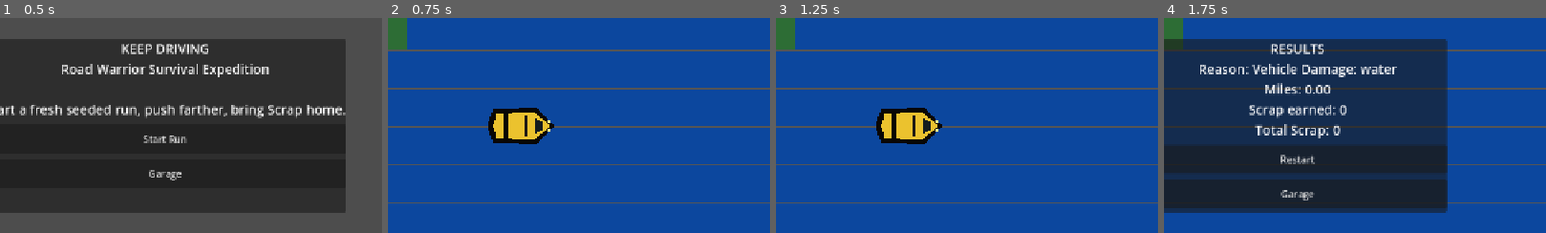
Above: before the commit, frames 1-4 (left to right).
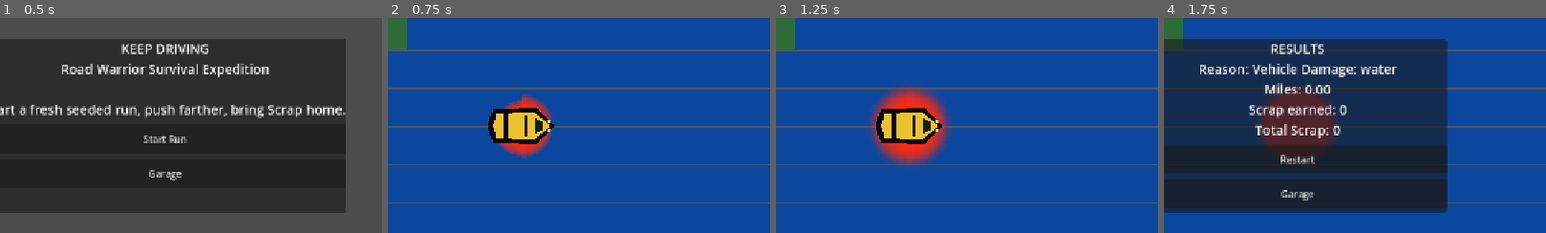
Above: after the commit, the same moments.

Repository: scwlkr/keep-driving
Game: Godot game, scene res://scenes/main.tscn
Two runs of this game, one before a commit and one after it. Both use one fixed random seed, a clock stepped at 60 frames per second and the inputs below.
Inputs:
- Up to frame 1 (0.5 s): no input
- Up to frame 2 (0.75 s): click "Start Run" at 0.5 s
- Up to frame 3 (1.25 s): no input
- Up to frame 4 (1.75 s): click "<" at 1.25 s
The pictures show only the part of the screen within x 32-82%, y 25-75%; the shares and areas given below are measured in that part.

Frame 1 is identical in both runs. In frame 2, 1.3% of the frame differs, in the area x 28-44%, y 35-66%; in frame 3, 3.8%; in frame 4, 3.9%, in the area x 25-45%, y 33-60%.

Commit message:
Close v0 proof review gaps

Diff:
--- a/proofs/landscape_mobile_proof.gd
+++ b/proofs/landscape_mobile_proof.gd
@@ -8,21 +8,26 @@
 	call_deferred("_run")
 
 func _run() -> void:
-	root.size = Vector2i(1280, 720)
+	root.size = Vector2i(896, 414)
 	var game := GameRoot.new()
 	root.add_child(game)
 	game.persist_enabled = false
 	game._ready()
+	game.simulated_mobile_viewport = Vector2(896, 414)
 	game.profile = ProfileStore.default_profile()
 	game.profile["scrap"] = 40
 	game.start_run(616161)
 	var layout := game.mobile_layout_report()
+	var camera_moved := false
+	var saw_terrain := {}
 	for i in range(60 * 12):
 		game.touch_state["gas"] = true
 		game.touch_state["steer"] = -1.0 if i % 240 < 120 else 1.0
 		game.touch_state["brake"] = i % 360 > 330
 		game.touch_state["handbrake"] = i % 500 > 455
 		game._process(1.0 / 60.0)
+		camera_moved = camera_moved or game.camera.global_position.length() > 10.0
+		saw_terrain[C.terrain_name(game.world.sample_terrain(game.player.global_position))] = true
 	if game.state != "running":
 		game.start_run(616162)
 	game.apply_pickup("fuel")
@@ -31,19 +36,28 @@
 	game.miles_driven = 0.8
 	game.end_run("mobile proof complete")
 	var results_ok := game.state == "results" and int(game.profile["scrap"]) > 40
+	var proof_layout := game.mobile_layout_report()
+	var feedback_ok := int(proof_layout["feedback_counts"]["pickup"]) > 0 and int(proof_layout["feedback_counts"]["hit"]) > 0 and int(proof_layout["feedback_counts"]["audio"]) > 0
 	game.show_garage()
 	var garage_ok := game.buy_upgrade("fuel_tank") or int(game.profile["upgrades"]["fuel_tank"]) > 0
 	var previous_seed := game.run_seed
 	game.start_run(717171)
 	var restart_ok := game.run_seed != previous_seed
-	var ok := bool(layout["landscape"]) and bool(layout["touch_sized"]) and game.mobile_controls.size() >= 5 and results_ok and garage_ok and restart_ok
-	print("LANDSCAPE_MOBILE_PROOF viewport=%s controls=%s results=%s garage=%s restart=%s pass=%s" % [
-		str(layout["viewport"]),
-		str(layout["controls"]),
+	var final_layout := game.mobile_layout_report()
+	var readable_ok := bool(final_layout["dashboard_has_core_stats"]) and bool(final_layout["controls_in_bounds"]) and saw_terrain.size() >= 2
+	var ok := bool(final_layout["landscape"]) and bool(final_layout["touch_sized"]) and game.mobile_controls.size() >= 5 and results_ok and garage_ok and restart_ok and camera_moved and readable_ok and feedback_ok
+	print("LANDSCAPE_MOBILE_PROOF viewport=%s controls=%s terrain_seen=%s camera_moved=%s readable=%s feedback=%s results=%s garage=%s restart=%s pass=%s" % [
+		str(final_layout["viewport"]),
+		str(final_layout["controls"]),
+		str(saw_terrain.keys()),
+		str(camera_moved),
+		str(readable_ok),
+		str(feedback_ok),
 		str(results_ok),
 		str(garage_ok),
 		str(restart_ok),
 		str(ok),
 	])
 	game.queue_free()
+	await process_frame
 	quit(0 if ok else 1)
--- a/proofs/manual_smoke_proof.gd
+++ b/proofs/manual_smoke_proof.gd
@@ -37,6 +37,7 @@
 		"mobile": false,
 		"mobile_touch_input": false,
 		"dashboard": false,
+		"feedback_audio": false,
 	}
 	for i in range(60 * 600):
 		if game.state != "running":
@@ -73,6 +74,7 @@
 	covered["obstacle_light"] = _prove_obstacle_contact(game, "light")
 	covered["obstacle_medium"] = _prove_obstacle_contact(game, "medium")
 	covered["obstacle_heavy"] = _prove_obstacle_contact(game, "heavy")
+	covered["feedback_audio"] = int(game.feedback_counts["hit"]) > 0 and int(game.feedback_counts["pickup"]) > 0 and int(game.feedback_counts["audio"]) > 0
 
 	game.fuel = 0.0
 	game.sputter_seconds = C.SPUTTER_GRACE_SECONDS
@@ -108,6 +110,7 @@
 		ok = ok and bool(covered[key])
 	print("MANUAL_SMOKE_SIMULATION seconds=600 covered=%s mobile=%s pass=%s" % [str(covered), str(mobile_report), str(ok)])
 	game.queue_free()
+	await process_frame
 	quit(0 if ok else 1)
 
 func _spawn_entity(game:GameRoot, id:String, kind:String, offset:Vector2) -> WorldEntity:
--- a/proofs/world_perf_proof.gd
+++ b/proofs/world_perf_proof.gd
@@ -8,8 +8,9 @@
 	call_deferred("_run")
 
 func _run() -> void:
+	root.size = Vector2i(1280, 720)
 	var world := WorldRuntime.new()
-	world.render_chunks = false
+	world.render_chunks = true
 	root.add_child(world)
 	world.start_run(424242)
 	var frame_times := []
@@ -30,6 +31,7 @@
 		if i % 900 == 0:
 			velocity = velocity.rotated(0.72)
 		var metrics := world.update_streaming(player_pos)
+		await process_frame
 		var current_key := WorldGenerator.coord_key(WorldGenerator.world_to_chunk(player_pos))
 		frame_times.append(float(Time.get_ticks_usec() - frame_start) / 1000.0)
 		stream_times.append(float(metrics["last_stream_ms"]))
@@ -46,9 +48,10 @@
 	var elapsed_seconds := maxf(float(Time.get_ticks_usec() - proof_start) / 1000000.0, 0.001)
 	var fps := float(frames) / elapsed_seconds
 	var counts := world.entity_counts()
+	counts["effects"] = world.active_effect_count()
 	var active_budget := (C.ACTIVE_RADIUS * 2 + 1) * (C.ACTIVE_RADIUS * 2 + 1)
 	var preload_budget := (C.PRELOAD_RADIUS * 2 + 1) * (C.PRELOAD_RADIUS * 2 + 1)
-	var ok := fps >= 60.0 and p95_frame <= 16.7 and p95_stream <= 4.0 and max_active <= active_budget and max_preload <= preload_budget and max_attach <= 1 and max_attach_queue <= active_budget - 1 and blank_terrain_risk_frames == 0
+	var ok := fps >= 60.0 and p95_frame <= 16.7 and p95_stream <= 4.0 and max_active <= active_budget and max_preload <= preload_budget and max_attach <= 1 and max_attach_queue <= active_budget - 1 and blank_terrain_risk_frames == 0 and world.render_chunks
 	print("WORLD_PERF_PROOF frames=%d fps=%.1f p95_frame_ms=%.3f p95_stream_ms=%.3f active_chunks=%d preloaded_chunks=%d a …(258 unchanged characters)…
 		frames,
 		fps,
@@ -73,6 +76,7 @@
 		str(ok),
 	])
 	world.queue_free()
+	await process_frame
 	quit(0 if ok else 1)
 
 func _percentile(values:Array, pct:float) -> float:
--- /dev/null
+++ b/scripts/feedback_effect.gd
@@ -0,0 +1,41 @@
+extends Node2D
+
+var kind := "dust"
+var lifetime := 0.45
+var age := 0.0
+var base_radius := 18.0
+var color := Color(1, 1, 1, 0.35)
+
+func setup(effect_kind:String, world_position:Vector2, effect_color:Color, radius:float = 18.0, duration:float = 0.45) -> void:
+	kind = effect_kind
+	global_position = world_position
+	color = effect_color
+	base_radius = radius
+	lifetime = duration
+	age = 0.0
+	queue_redraw()
+
+func _process(delta:float) -> void:
+	age += delta
+	if age >= lifetime:
+		queue_free()
+		return
+	queue_redraw()
+
+func _draw() -> void:
+	var t := clampf(age / lifetime, 0.0, 1.0)
+	var alpha := color.a * (1.0 - t)
+	var radius := base_radius * (1.0 + t * 1.7)
+	var draw_color := Color(color.r, color.g, color.b, alpha)
+	if kind == "skid":
+		draw_line(Vector2(-radius, -5), Vector2(radius, 5), draw_color, 5.0)
+		draw_line(Vector2(-radius, 9), Vector2(radius, 17), draw_color, 4.0)
+	elif kind == "debris":
+		for i in range(6):
+			var angle := float(i) * TAU / 6.0 + t
+			draw_circle(Vector2.RIGHT.rotated(angle) * radius * 0.7, 4.0, draw_color)
+	elif kind == "pickup":
+		draw_circle(Vector2.ZERO, radius, draw_color)
+		draw_circle(Vector2.ZERO, radius * 0.45, Color(1.0, 1.0, 1.0, alpha))
+	else:
+		draw_circle(Vector2.ZERO, radius, draw_color)
--- a/scripts/game_root.gd
+++ b/scripts/game_root.gd
@@ -4,6 +4,7 @@
 const ProfileStore = preload("res://scripts/profile_store.gd")
 const WorldRuntime = preload("res://scripts/world_runtime.gd")
 const PlayerVehicle = preload("res://scripts/player_vehicle.gd")
+const FeedbackEffect = preload("res://scripts/feedback_effect.gd")
 
 var world:WorldRuntime
 var player:PlayerVehicle
@@ -12,6 +13,7 @@
 var dashboard:Label
 var menu_panel:PanelContainer
 var menu_label:Label
+var audio_players := {}
 var buttons := {}
 var mobile_controls := {}
 
@@ -29,6 +31,8 @@
 var touch_state := {"steer": 0.0, "gas": false, "brake": false, "handbrake": false}
 var simulated_controls := {}
 var simulated_mobile_viewport := Vector2.ZERO
+var feedback_counts := {"dust": 0, "skid": 0, "hit": 0, "debris": 0, "pickup": 0, "audio": 0}
+var _feedback_accumulator := 0.0
 
 func _ready() -> void:
 	profile = ProfileStore.load_profile()
@@ -44,6 +48,7 @@
 	camera.enabled = true
 	add_child(camera)
 	_build_ui()
+	_build_audio()
 	show_start()
 
 func _process(delta:float) -> void:
@@ -59,6 +64,7 @@
 	world.update_entities(player.global_position, delta, elapsed_seconds)
 	_handle_contacts(delta)
 	_apply_run_resources(delta, terrain)
+	_update_motion_feedback(delta, terrain, controls)
 	var camera_target := player.global_position + player.camera_lookahead()
 	var follow_weight := 1.0 - pow(0.001, delta)
 	camera.global_position = camera.global_position.lerp(camera_target, follow_weight)
@@ -115,6 +121,8 @@
 	elapsed_seconds = 0.0
 	sputter_seconds = 0.0
 	run_end_reason = ""
+	feedback_counts = {"dust": 0, "skid": 0, "hit": 0, "debris": 0, "pickup": 0, "audio": 0}
+	_feedback_accumulator = 0.0
 	_set_menu(false, "")
 	_set_button_visibility([])
 	_set_mobile_visible(true)
@@ -160,9 +168,14 @@
 		vehicle_damage_remaining = minf(C.max_damage_for(profile["upgrades"]), vehicle_damage_remaining + C.REPAIR_PICKUP_AMOUNT)
 	elif kind == "scrap":
 		run_scrap += C.SCRAP_PICKUP_AMOUNT
+	_spawn_feedback("pickup", player.global_position, Color(0.98, 0.86, 0.22, 0.42), 22.0, 0.38)
+	_play_reactive_audio("pickup")
 
 func apply_damage(amount:float, source:String) -> void:
 	vehicle_damage_remaining = maxf(0.0, vehicle_damage_remaining - amount)
+	if amount > 0.0:
+		_spawn_feedback("hit", player.global_position, Color(1.0, 0.16, 0.06, 0.45), 28.0, 0.32)
+		_play_reactive_audio("damage")
 	if vehicle_damage_remaining <= 0.0:
 		end_run("Vehicle Damage: %s" % source)
 
@@ -192,6 +205,7 @@
 		"control_rects": control_rects,
 		"dashboard_has_core_stats": dashboard_has_core_stats,
 		"dashboard_width_ok": dashboard.size.x <= viewport_size.x - 16.0,
+		"feedback_counts": feedback_counts.duplicate(),
 	}
 
 func automated_loop_proof() -> Dictionary:
@@ -241,6 +255,8 @@
 				entity.global_position += push
 				world.mutate_marker(entity.marker_id, "destroyed")
 				player.apply_impact(-push * 0.25, randf_range(-0.08, 0.08))
+				_spawn_feedback("debris", entity.global_position, Color(0.5, 0.06, 0.04, 0.45), 30.0, 0.42)
+				_play_reactive_audio("hit")
 			else:
 				apply_damage(C.ZOMBIE_CONTACT_DAMAGE * delta, "zombie contact")
 		elif entity.is_obstacle():
@@ -249,11 +265,14 @@
 			if entity.weight == "light":
 				world.mutate_marker(entity.marker_id, "destroyed")
 				player.apply_impact(away * 60.0, randf_range(-0.08, 0.08))
+				_spawn_feedback("debris", entity.global_position, Color(0.78, 0.58, 0.28, 0.45), 24.0, 0.4)
 			elif entity.weight == "medium" and player.velocity.length() > 420.0:
 				world.mutate_marker(entity.marker_id, "shoved")
 				player.apply_impact(away * 140.0, randf_range(-0.24, 0.24))
+				_spawn_feedback("debris", entity.global_position, Color(0.62, 0.56, 0.46, 0.45), 32.0, 0.44)
 			else:
 				player.apply_impact(away * 260.0 - player.velocity * 0.4, randf_range(-0.45, 0.45))
+				_spawn_feedback("hit", entity.global_position, Color(1.0, 0.34, 0.08, 0.5), 42.0, 0.36)
 			apply_damage(damage, entity.weight + " obstacle")
 
 func _apply_run_resources(delta:float, terrain:int) -> void:
@@ -264,6 +283,7 @@
 		apply_damage(C.WATER_OR_CLIFF_DAMAGE * delta, C.terrain_name(terrain))
 	if fuel <= 0.0:
 		sputter_seconds += delta
+		_play_reactive_audio("warning")
 		if sputter_seconds >= C.SPUTTER_GRACE_SECONDS:
 			end_run("Fuel")
 	else:
@@ -331,6 +351,21 @@
 	_add_button(vbox, "back", "Back", show_start)
 	_build_mobile_controls()
 
+func _build_audio() -> void:
+	if DisplayServer.get_name() == "headless" or OS.get_cmdline_args().has("--script"):
+		return
+	var audio_kinds := ["engine", "skid", "hit", "pickup", "damage", "warning"]
+	for key in audio_kinds:
+		var player_audio := AudioStreamPlayer.new()
+		player_audio.name = "Audio_%s" % key
+		var stream := AudioStreamGenerator.new()
+		stream.mix_rate = 8000.0
+		stream.buffer_length = 0.05
+		player_audio.stream = stream
+		player_audio.volume_db = -24.0
+		add_child(player_audio)
+		audio_players[key] = player_audio
+
 func _add_button(parent:Node, key:String, text:String, action:Callable) -> void:
 	var button := Button.new()
 	button.text = text
@@ -421,3 +456,32 @@
 
 func _fresh_seed() -> int:
 	return int(Time.get_ticks_usec() & 0x7fffffff)
+
+func _update_motion_feedback(delta:float, terrain:int, controls:Dictionary) -> void:
+	_feedback_accumulator += delta
+	if _feedback_accumulator < 0.12:
+		return
+	_feedback_accumulator = 0.0
+	if player.velocity.length() > 160.0:
+		var terrain_dust := terrain == C.TERRAIN_DIRT_PATH or terrain == C.TERRAIN_GRASS or terrain == C.TERRAIN_ROUGH or terrain == C.TERRAIN_SHALLOW
+		if terrain_dust:
+			_spawn_feedback("dust", player.global_position - Vector2.RIGHT.rotated(player.rotation) * 54.0, Color(0.74, 0.64, 0.42, 0.18), 18.0, 0.35)
+		if bool(controls.get("handbrake", false)):
+			_spawn_feedback("skid", player.global_position - Vector2.RIGHT.rotated(player.rotation) * 40.0, Color(0.08, 0.075, 0.065, 0.35), 22.0, 0.45)
+			_play_reactive_audio("skid")
+
+func _spawn_feedback(kind:String, position:Vector2, color:Color, radius:float, duration:float) -> void:
+	var effect := FeedbackEffect.new()
+	effect.add_to_group("feedback_effect")
+	effect.setup(kind, position, color, radius, duration)
+	world.add_child(effect)
+	if feedback_counts.has(kind):
+		feedback_counts[kind] = int(feedback_counts[kind]) + 1
+
+func _play_reactive_audio(kind:String) -> void:
+	feedback_counts["audio"] = int(feedback_counts["audio"]) + 1
+	if not audio_players.has(kind):
+		return
+	var player_audio:AudioStreamPlayer = audio_players[kind]
+	if not player_audio.playing:
+		player_audio.play()
--- a/scripts/world_runtime.gd
+++ b/scripts/world_runtime.gd
@@ -144,6 +144,13 @@
 		elif entity.is_pickup():
 			counts["pickups"] += 1
 	return counts
+
+func active_effect_count() -> int:
+	var count := 0
+	for node in get_tree().get_nodes_in_group("feedback_effect"):
+		if is_instance_valid(node):
+			count += 1
+	return count
 
 func marker_count_scanned() -> int:
 	var total := 0
--- a/tests/run_all.gd
+++ b/tests/run_all.gd
@@ -21,10 +21,12 @@
 	_test_mobile_layout()
 	if failures.is_empty():
 		print("ALL_KEEP_DRIVING_PROOFS_PASSED")
+		await process_frame
 		quit(0)
 	else:
 		for failure in failures:
 			push_error(failure)
+		await process_frame
 		quit(1)
 
 func _expect(condition:bool, message:String) -> void:
Not shown, changed: .scratch/keep-driving-v0/issues/build-07-readability-feedback-ui-and-audio.md
Not shown, changed: .scratch/keep-driving-v0/issues/build-08-world-perf-proof-and-automation.md
Not shown, changed: .scratch/keep-driving-v0/issues/build-09-end-to-end-playable-loop-and-final-smoke.md
